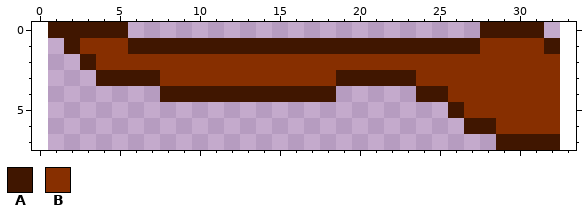
Pixel-art file -- res/sprite/branch.aseprite. The picture above is the old version.
32x8 pixels, 1 frame. The old version is drawn lined up with the new one, on the new canvas.
Palette (. is transparent): A #401600  B #872f00
Pixels before, first column x 1:
0 AAAAA......................AAAA.
1 .ABBBAAAAAAAAAAAAAAAAAAAAAABBBBA
2 ..ABBBBBBBBBBBBBBBBBBBBBBBBBBBBB
3 ...AAAABBBBBBBBBBBAAAAABBBBBBBBB
4 .......AAAAAAAAAAA.....AABBBBBBB
5 .........................ABBBBBB
6 ..........................AABBBB
7 ............................AAAA
After the commit:
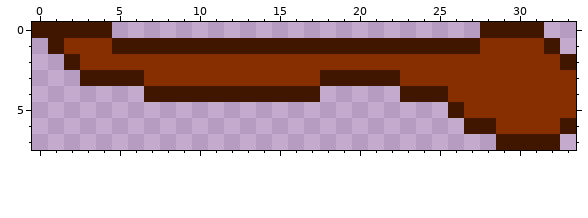
The exact change:
canvas 32x8 -> 34x8, the old top-left corner now at 1,0
y 0: x 0 . -> A; x 5 A -> .
y 1: x 1..2 .A -> AB; x 5 B -> A
y 2: x 2..3 .A -> AB; x 33 . -> A
y 3: x 3 . -> A; x 7 A -> B; x 18 B -> A; x 23 A -> B; x 33 . -> B
y 4: x 7 . -> A; x 18 A -> .; x 23 . -> A; x 33 . -> B
y 5: x 33 . -> B
y 6: x 33 . -> A
Where, in picture pixels (left, top, right, bottom), the same in both pictures:
changed: (32, 22, 160, 102)
added: (560, 54, 576, 134)
changed: (320, 70, 416, 102)
